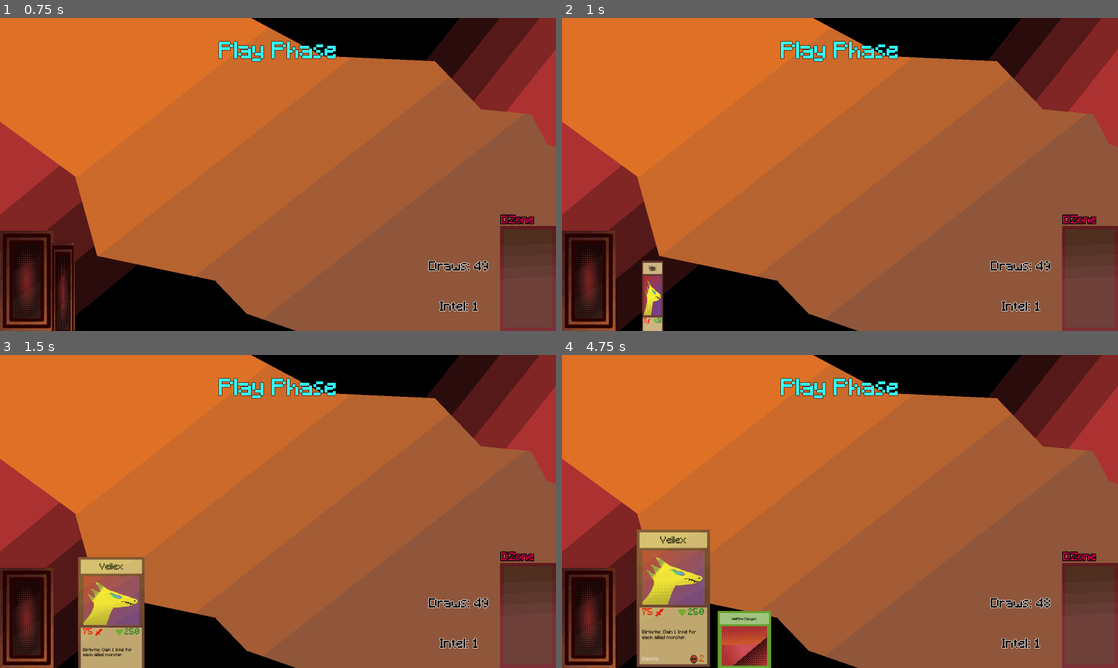
Above: before the commit, frames 1-4 (two rows, left to right).
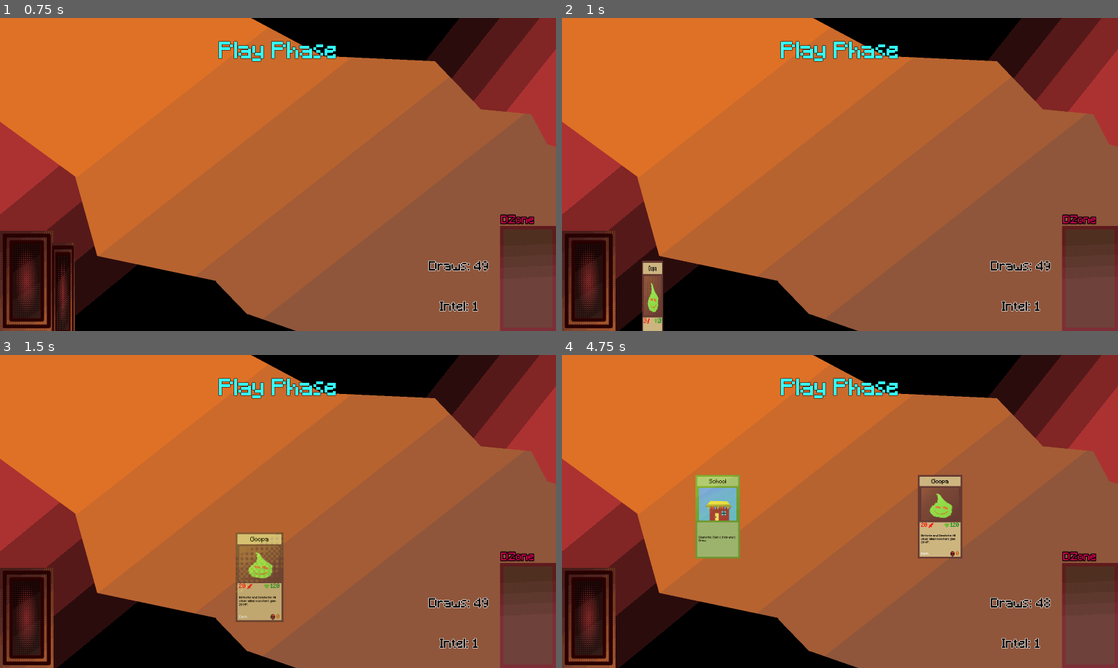
Above: after the commit, the same moments.

Repository: khiro-ptera/TribeRite
Game: Godot game, scene res://Scenes/Play.tscn
Two runs of this game, one before a commit and one after it. Both use one fixed random seed, a clock stepped at 60 frames per second and the inputs below.
Inputs (mouse positions are in pixels of both pictures, inside the frame that each line leads up to):
- Up to frame 1 (0.75 s): click (27, 280) at 0.5 s
- Up to frame 2 (1 s): no input
- Up to frame 3 (1.5 s): click (111, 661) at 1.25 s
- Up to frame 4 (4.75 s): click "DZone" at 2 s; click (589, 617) at 2.75 s; click "DZone" at 3.5 s; click (673, 661) at 4.27 s

Frame 1 is identical in both runs. In frame 2, 0.4% of the frame differs, in the area x 14-18%, y 79-98%; in frame 3, 6.6%; in frame 4, 12%, in the area x 13-72%, y 38-100%.

Commit message:
Haunt, School, Brightmane Martyr

Diff:
--- a/Assets/Cards/CardsDatabase.gd
+++ b/Assets/Cards/CardsDatabase.gd
@@ -9,13 +9,19 @@
 	Goopa,
 	Opturtle,
 	Veilex,
+	Graspweed,
+	BrightmaneMartyr,
+
 	Enrage,
 	NoxatuRitual,
 	BleakfountainPact,
+
 	PotOfReeds,
 	Fling,
+
 	Flowerbeds,
 	HellfireCanyon,
+	School,
 	}
 
 const DATA = {
@@ -29,6 +35,10 @@
 		["Monsters", "Goopa", "Earth", 20, 120, 0, true, "Birthrite and Deathrite: All other allied monsters gain 20 HP."],
 	Polarius:
 		["Monsters", "Polarius", "Electric", 40, 200, 0, true, "Gains 10 ATK for every other allied monster."],
+	Graspweed:
+		["Monsters", "Graspweed", "Earth", 40, 90, 0, true, "Haunt: Your opponent's active monster loses 25 ATK."],
+	BrightmaneMartyr:
+		["Monsters", "Brightmane Martyr", "Steel", 70, 180, 1, false, "Deathrite: Gain 1 Intel. Haunt: Your allied Steel monsters gain 40 ATK."],
 	Enrage:
 		["Spells", "Enrage", "Your active monster gains 25 ATK."],
 	NoxatuRitual:
@@ -43,4 +53,6 @@
 		["Arenas", "Flowerbeds", "Your allied monsters gain 30 HP."],
 	HellfireCanyon:
 		["Arenas", "Hellfire Canyon", "Your allied monsters gain 20 ATK."],
+	School:
+		["Arenas", "School", "Deathrite: Gain 1 Intel and 1 Draw."],
 }
--- a/Scripts/cardBase.gd
+++ b/Scripts/cardBase.gd
@@ -10,6 +10,7 @@
 @onready var ogScale = scale
 @onready var activePos = Vector2($".".get_viewport().size.x * 0.60, $".".get_viewport().size.y * 0.25)
 @onready var arenaPos = Vector2($".".get_viewport().size.x * 0.20, $".".get_viewport().size.y * 0.25)
+@onready var elements = ["All", "Fire", "Water", "Earth", "Electric", "Steel", "Sky", "Magic"]
 
 enum{
 	InHand,
@@ -31,12 +32,10 @@
 var drawtime = 0.6
 var handPos = 0
 var stackPos = 0
-var atkAuraBoost = 0
-var hpAuraBoost = 0
+var auraBuff = [0, 0]
 var fieldScale = ogScale
 
 signal allyBuff
-signal destroyArena
 
 # Called when the node enters the scene tree for the first time.
 func _ready() -> void:
@@ -63,29 +62,30 @@
 				position =  Vector2($".".get_viewport().size) * Vector2(0.2, 1.0) - size/2 + Vector2((handPos) * size.x * (4.0/Global.maxHandSize), -20)
 		InActive:
 			position = activePos
-			var totalHP = cardInfo[4] + hpAuraBoost
-			var totalATK = cardInfo[3] + atkAuraBoost
+			var totalHP = cardInfo[4] + auraBuff[1]
+			var totalATK = cardInfo[3] + auraBuff[0]
 			monsterAura()
 			# cardInfo = Global.stack[0]
 			updateCard()
 			if Global.sacrifice[0] == true:
 				destroy()
 		InStack:
-			var totalHP = cardInfo[4] + hpAuraBoost
-			var totalATK = cardInfo[3] + atkAuraBoost
+			var totalHP = cardInfo[4] + auraBuff[1]
+			var totalATK = cardInfo[3] + auraBuff[0]
 			monsterAura()
 			# cardInfo = Global.stack[stackPos]
 			updateCard()
 			position = activePos + Vector2(-stackPos * Global.cardSize.x, Global.cardSize.y * 0.5)
 			if Global.sacrifice[stackPos] == true:
 				destroy()
-			elif Global.stack[stackPos-1] == []: # INVESTIGATE THIS!!!
+			elif (Global.stack[stackPos-1] == []) && !Global.sacrificeState: # INVESTIGATE THIS!!!
 				# await get_tree().process_frame
 				shiftUpStack()
 		InDZone:
 			scale = Global.cardSize / size
 			position = Vector2($".".get_viewport().size) - size/1.25 - size*0.01
 			if Global.dZone != cardInfo[1]:
+				dZoneAura("removed")
 				visible = false
 				state = BeneathDZone
 		Drawn: # drawing from deck into hand
@@ -155,14 +155,17 @@
 		Arena:
 			if Global.arena == false:
 				arena("destroyed")
+				monsterDeathrite()
 				moveD()
 		SentDZone:
 			if t <= 1:
+				Global.dZone = ""
 				position = startpos.lerp(targetpos, t)
 				t += delta/0.3
 			else:
 				position = targetpos
 				Global.dZone = cardInfo[1]
+				dZoneAura("sent")
 				state = InDZone
 
 func _on_hover_mouse_entered() -> void:
@@ -214,11 +217,7 @@
 								state = SacState
 								Global.sacrificeState = true
 						elif cardInfo[5] == 2:
-							if Global.stackSize == 2:
-								Global.sacrifice[0] = true
-								Global.sacrifice[1] = true
-								playMonsterStack()
-							elif Global.stackSize > 2:
+							if Global.stackSize >= 2:
 								Global.sacReq = 2
 								state = SacState
 								Global.sacrificeState = true
@@ -286,8 +285,8 @@
 	$Bars/NameBar/Name/CenterContainer/Label.text = fullname
 	if cardInfo[0] == "Monsters":
 		if state == InActive || state == InStack:
-			$Bars/Stats/Stat1/CenterContainer/Label.text = str(cardInfo[3] + atkAuraBoost + Global.auraBuff[0])
-			$Bars/Stats/Stat2/CenterContainer/Label.text = str(cardInfo[4] + hpAuraBoost + Global.auraBuff[1])
+			$Bars/Stats/Stat1/CenterContainer/Label.text = str(cardInfo[3] + auraBuff[0] + Global.auraBuff[0][0] + Global.auraBuff[elements.find(element)][0])
+			$Bars/Stats/Stat2/CenterContainer/Label.text = str(cardInfo[4] + auraBuff[1] + Global.auraBuff[0][1] + Global.auraBuff[elements.find(element)][1])
 		else:
 			$Bars/Stats/Stat1/CenterContainer/Label.text = str(cardInfo[3])
 			$Bars/Stats/Stat2/CenterContainer/Label.text = str(cardInfo[4])
@@ -306,37 +305,42 @@
 
 func monsterBirthrite():
 	if cardInfo[1] == "Goopa":
-		Global.buffInfo = [-1, 4, 20]
+		Global.buffInfo = [-1, 4, 20, 0]
 		allyBuff.emit()
 	elif cardInfo[1] == "Veilex":
 		Global.intel += Global.stackSize
 
 func monsterAura():
 	if cardInfo[1] == "Polarius":
-		atkAuraBoost = (Global.stackSize - 1) * 10
+		auraBuff[0] = (Global.stackSize - 1) * 10
 
 func monsterDeathrite():
 	if cardInfo[1] == "Goopa":
-		Global.buffInfo = [-1, 4, 20]
+		Global.buffInfo = [-1, 4, 20, 0]
 		allyBuff.emit()
 	elif cardInfo[1] == "Opturtle":
 		Global.draws += 1
+	elif cardInfo[1] == "School":
+		Global.intel += 1
+		Global.draws += 1
+	elif cardInfo[1] == "Brightmane Martyr":
+		Global.intel += 1
 
 func monsterOnKill():
 	pass
 
 func spellEffects():
 	if cardInfo[1] == "Enrage":
-		Global.buffInfo = [0, 3, 25]
+		Global.buffInfo = [0, 3, 25, 0]
 		allyBuff.emit()
 	elif cardInfo[1] == "Noxatu Ritual":
 		if Global.stack[0].size() != 0:
 			Global.sacrifice[Global.stackSize-1] = true
 			Global.draws += 2
 	elif cardInfo[1] == "Bleakfountain Pact":
-		Global.buffInfo = [0, 3, 30 * Global.draws]
-		allyBuff.emit()
-		Global.buffInfo = [0, 4, 30 * Global.draws]
+		Global.buffInfo = [0, 3, 30 * Global.draws, 0]
+		allyBuff.emit()
+		Global.buffInfo = [0, 4, 30 * Global.draws, 0]
 		allyBuff.emit()
 		Global.draws = 0
 
@@ -346,17 +350,21 @@
 func arena(action: String):
 	if cardInfo[1] == "Flowerbeds":
 		if action == "played":
-			Global.auraBuff[1] += 30
+			Global.auraBuff[0][1] += 30
 		elif action == "destroyed":
-			Global.auraBuff[1] -= 30
+			Global.auraBuff[0][1] -= 30
 	if cardInfo[1] == "Hellfire Canyon":
 		if action == "played":
-			Global.auraBuff[0] += 20
+			Global.auraBuff[0][0] += 20
 		elif action == "destroyed":
-			Global.auraBuff[0] -= 20
-
-func dZoneAura():
-	pass
+			Global.auraBuff[0][0] -= 20
+
+func dZoneAura(action: String):
+	if cardInfo[1] == "Brightmane Martyr":
+		if action == "sent":
+			Global.auraBuff[5][0] += 40
+		elif action == "removed":
+			Global.auraBuff[5][0] -= 40
 
 func destroy(): # destroy monster
 	Global.sacrifice[stackPos] = false
--- a/Scripts/deck.gd
+++ b/Scripts/deck.gd
@@ -3,17 +3,19 @@
 	"Polarius",
 	"Goopa",
 	"Goopa",
-	"Veilex",
+	"Emberspright",
 	"Veilex",
 	"Opturtle",
-	"Emberspright",
+	"BrightmaneMartyr",
+	"BrightmaneMartyr",
+	"BrightmaneMartyr",
+	"BrightmaneMartyr",
+	"BrightmaneMartyr",
+	"BrightmaneMartyr",
 	"BleakfountainPact",
 	"Enrage",
 	"NoxatuRitual",
 	"Flowerbeds",
-	"Flowerbeds",
-	"Flowerbeds",
 	"HellfireCanyon",
-	"HellfireCanyon",
-	"HellfireCanyon",
+	"School"
 	]
--- a/Scripts/global.gd
+++ b/Scripts/global.gd
@@ -16,7 +16,8 @@
 var sacrificeState = false
 var sacReq = 0
 var sacrifice = [false, false, false, false]
-var buffInfo = [0, 0, 0] # ally, stat, amount
-var auraBuff = [0, 0] # atk, hp
+var buffInfo = [0, 0, 0, 0] # ally, stat, amount, type
+# for type, 0: all, 1: fire, 2: water, 3: earth, 4: electric, 5: steel, 6: sky, 7: magic
+var auraBuff = [[0, 0], [0, 0], [0, 0], [0, 0], [0, 0], [0, 0], [0, 0], [0, 0]] # atk, hp
 var moving = false # if a card is moving, can't play other cards
 var arena = false # true if there is an allied arena
--- a/Scripts/play.gd
+++ b/Scripts/play.gd
@@ -6,6 +6,7 @@
 @onready var decksize = deck.decklist.size()
 @onready var starthand = Vector2($".".get_viewport().size) * Vector2(0.2, 1.0)
 @onready var handX = $".".get_viewport().size.x * 0.4
+@onready var elements = ["All", "Fire", "Water", "Earth", "Electric", "Steel", "Sky", "Magic"]
 
 
 enum{
@@ -40,7 +41,6 @@
 	$Cards.add_child(newCard)
 
 	newCard.allyBuff.connect(buffAlly)
-	newCard.destroyArena.connect(destroyA)
 
 	newCard.scale *= Global.cardSize/newCard.size
 	newCard.ogScalex = newCard.scale.x
@@ -62,22 +62,9 @@
 
 func buffAlly(): # Global.buffInfo[0] == -1 means buff all
 	for _i in $"Cards".get_children():
-		if (_i.state == InStack || _i.state == InActive):
+		if (_i.state == InStack || _i.state == InActive) && (_i.cardInfo[2] == elements[Global.buffInfo[3]] || Global.buffInfo[3] == 0):
 			if Global.buffInfo[0] == -1 || _i.stackPos == Global.buffInfo[0]:
 				_i.cardInfo[Global.buffInfo[1]] += Global.buffInfo[2]
-
-func destroyA():
-	if Global.arena:
-		print("DESTROY")
-		for _i in $"Cards".get_children():
-			print("getting...")
-			if (_i.state == Arena):
-				print("Destroying " + _i.cardInfo[1])
-				_i.t = 0
-				_i.startpos = _i.position
-				_i.targetpos = Vector2(_i.get_viewport().size) - _i.size/1.25 - _i.size*0.01
-				_i.state = SentDZone
-				break
 
 
 func startPhase():
Binary file added: Assets/Cards/Arenas/School.png
Not shown, added: Assets/Cards/Arenas/School.png.import
Binary file added: Assets/Cards/Monsters/BrightmaneMartyr.png
Not shown, added: Assets/Cards/Monsters/BrightmaneMartyr.png.import
Binary file added: Assets/Cards/Monsters/Graspweed.png
Not shown, added: Assets/Cards/Monsters/Graspweed.png.import
